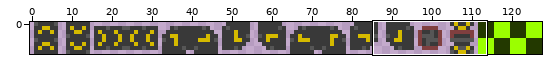
Pixel-art file, stored at raw-assets/foreground_tiles.aseprite. The first picture is a wide view before the edit; the outline marks the close-up.
Close-up. Before:
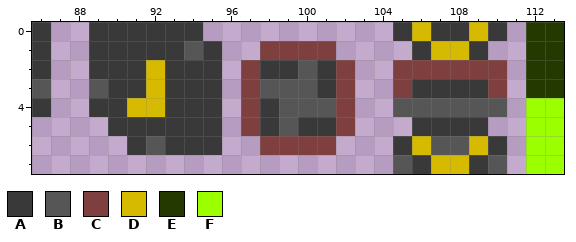
128x8 pixels, 1 frame. Shown: x 86..113, y 0..7.
Palette (. is transparent): A #393939  B #565656  C #803f3f  D #d5ba00  E #233900  F #9bff00
Pixels before, first column x 86:
0 A..AAAAAA..........ADAADA.EE
1 A..AAAAABA..CCCC....ADDA..EE
2 A..AAADAAA.CAABAC..CCCCCC.EE
3 B..BAADAAA.CBBBAC..CAAAAC.EE
4 A..AADDAAA.CABBBC..BBBBBB.FF
5 ....AAAAAA.CABAAC...AAAA..FF
6 .....ABAAA..CCCC...ADBBDA.FF
7 ...................BADDAB.FF
The same view after the edit:
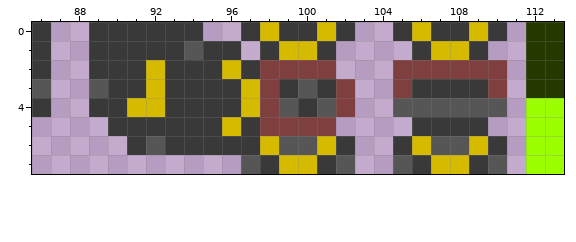
Edits made:
{"y":0,"x":97,"old":"......","new":"ADAADA"}
{"y":1,"x":96,"old":".","new":"A"}
{"y":1,"x":98,"old":"CCCC","new":"ADDA"}
{"y":2,"x":96,"old":".CAABAC","new":"DACCCC."}
{"y":3,"x":96,"old":".CBB","new":"ADCA"}
{"y":4,"x":96,"old":".CA","new":"ADC"}
{"y":4,"x":100,"old":"B","new":"A"}
{"y":5,"x":96,"old":".CABAAC","new":"DACCCC."}
{"y":6,"x":96,"old":"..CCCC.","new":"AADBBDA"}
{"y":7,"x":97,"old":"......","new":"BADDAB"}
{"label":"changed","picture_box":[222,22,355,174]}
